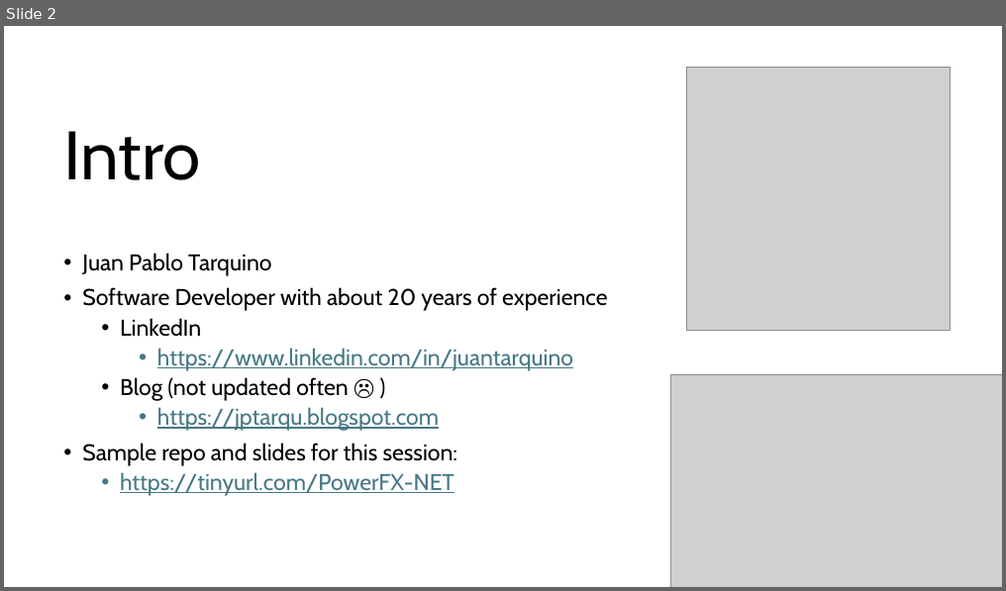
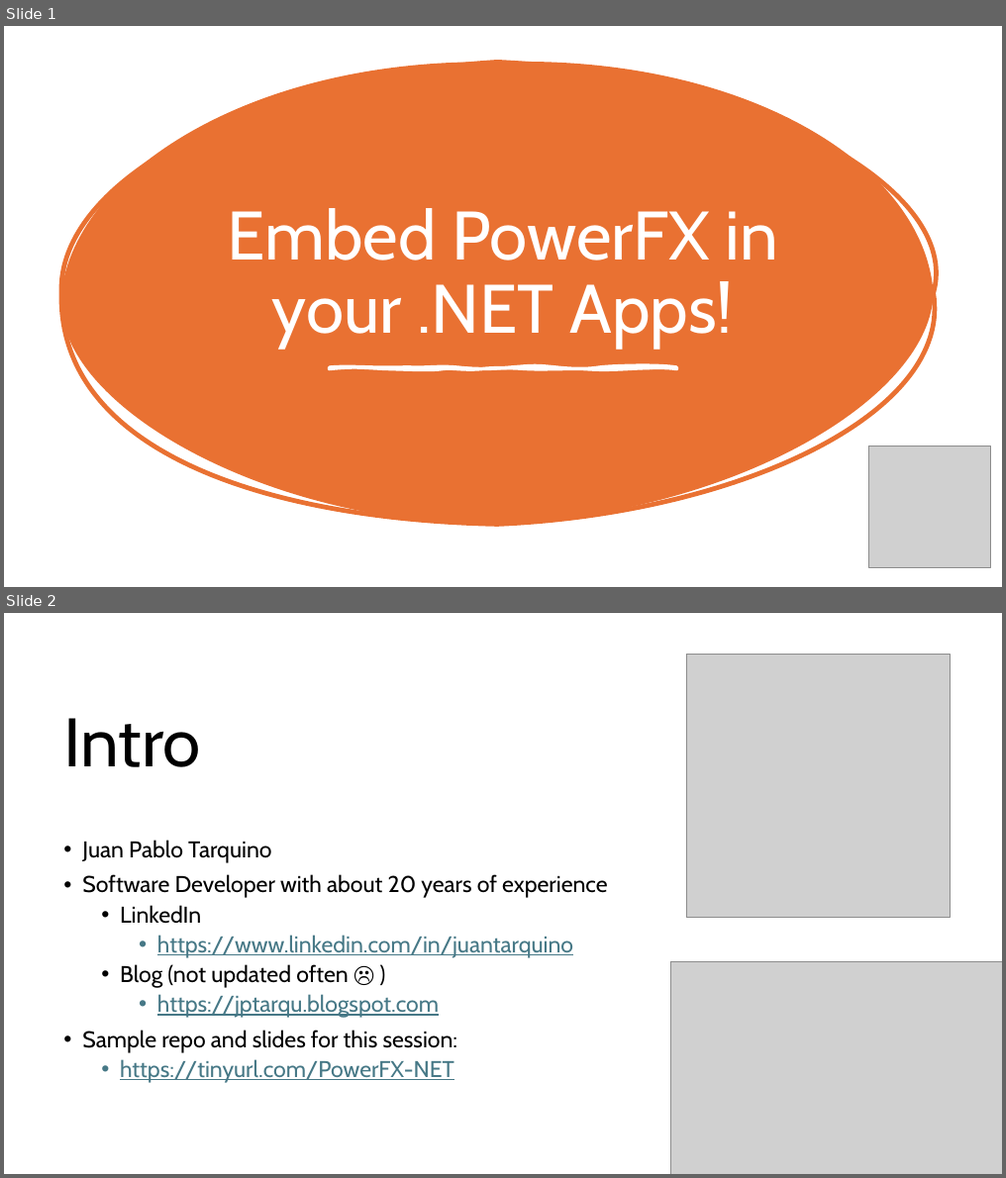
Before and after one commit to TheJuanitoLearnsShow/EmbedPowerFX-Session, a slide deck: slides/PowerFX embedding session.pptx. Shown one above the other, each under a label of ours: slide 2 before the commit, slides 1 and 2 after it. The pictures are 1006x591 and 1006x1178 pixels, drawn with LibreOffice and Linux fonts; fonts in the diff are those of the drawing; grey boxes stand for pictures. Boxes give left, top, right and bottom in pixels: in the first picture for what was removed or moved away, otherwise in the second. Text is boxed around its words. In the diff, an @@ line names an element or a change of style, - is before the commit and + after.

```diff
--- a/slides/PowerFX embedding session.pptx
+++ b/slides/PowerFX embedding session.pptx
@@ slide 1 added at (4,26,1002,587), background #FFFFFF @@
@@ freeform shape added at (61,63,934,525), fill #E97132, outline #E97132 4.5 pt @@
@@ title added at (228,208,778,349), 66 pt, text #FFFFFF @@
+Embed PowerFX in your .NET Apps!
@@ freeform shape added at (330,368,677,369), fill #FFFFFF, outline #FFFFFF 3.25 pt @@
@@ picture added at (869,446,991,568) @@
```
Also in this commit, not shown: 2 slides changed, 1 other file.
